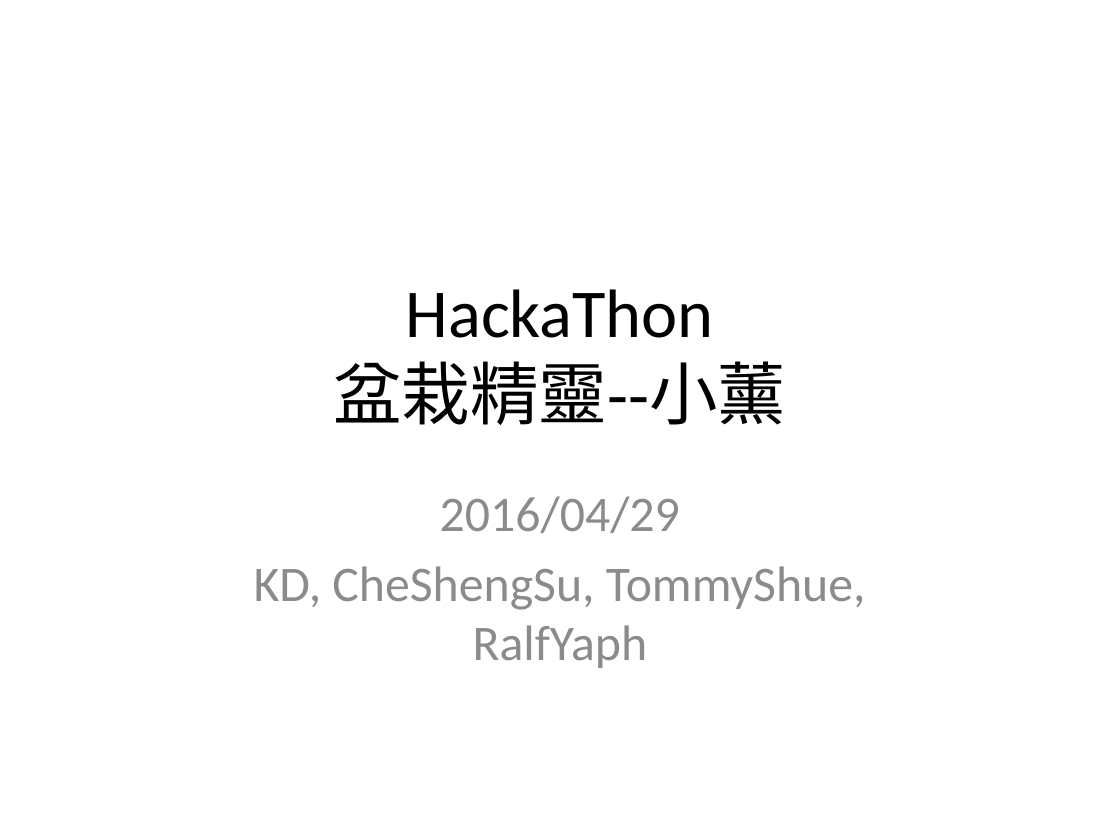
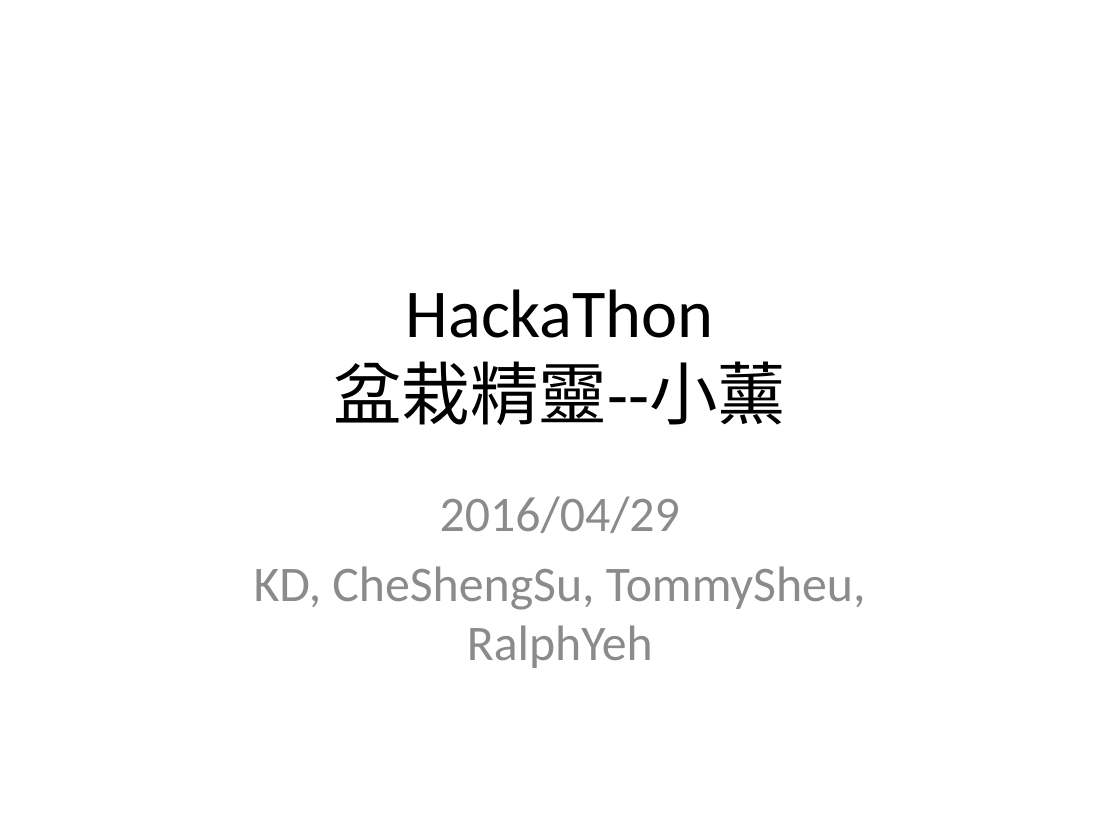
Before and after one commit to kdchang/smart-agriculture, a slide deck: slide 1 of Hackathon.pptx. Drawn at 1120x840 pixels with LibreOffice and Linux fonts; fonts in the diff are those of the drawing. Boxes give left, top, right and bottom in pixels: in the first picture for what was removed or moved away, otherwise in the second. Text is boxed around its words. In the diff, an @@ line names an element or a change of style, - is before the commit and + after.

Commit message:
modify member name

```diff
--- a/Hackathon.pptx
+++ b/Hackathon.pptx
@@ subtitle at [254,566,866,668]: text changed @@
-KD, CheShengSu, TommyShue, RalfYaph
+KD, CheShengSu, TommySheu, RalphYeh
```
